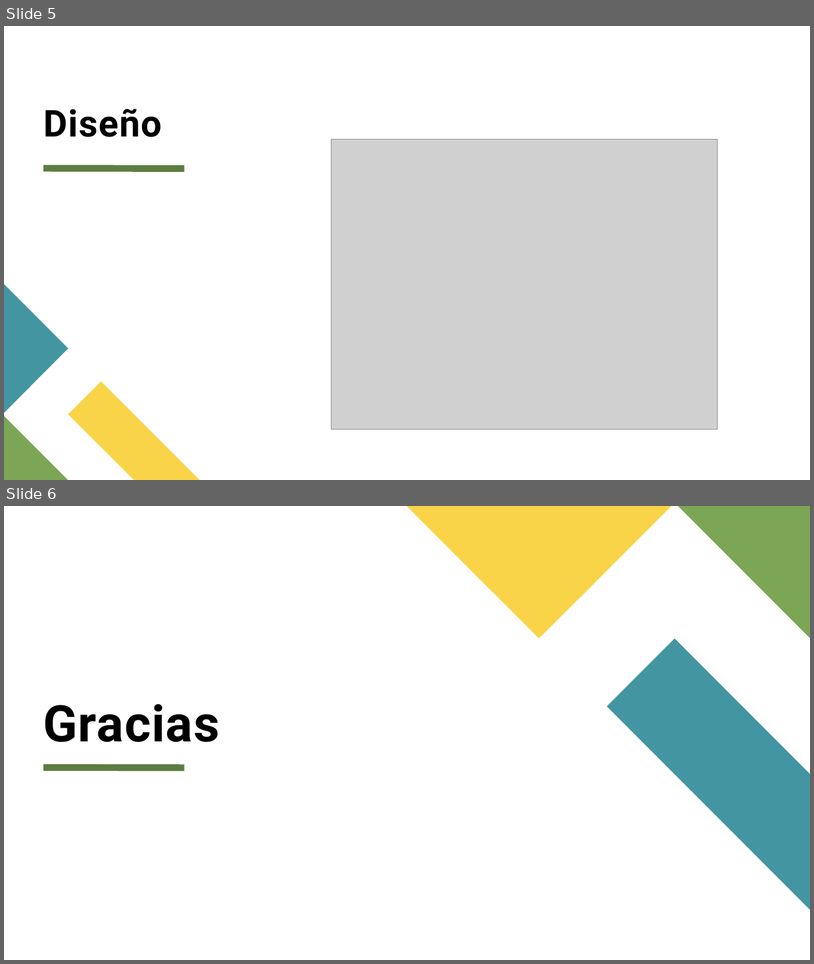
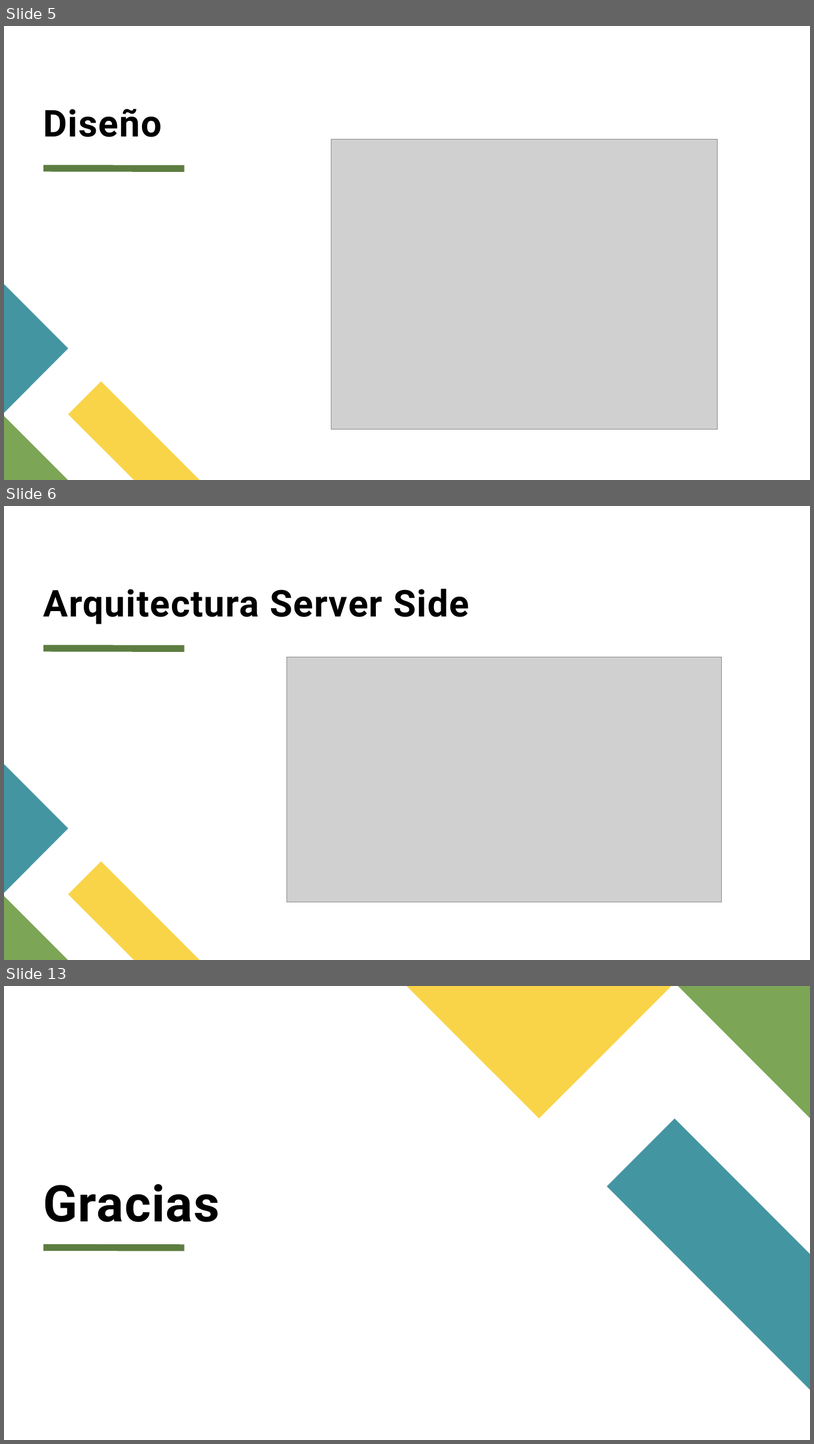
Before and after one commit to alexchristianqr/proyecto-final-raspberry-pi, a slide deck: RaspberryPI_Estacion_Web_Meteorologica.pptx. Shown one above the other, each under a label of ours: slides 5 and 6 before the commit, slides 5, 6 and 13 after it; the slides between them are not shown. The pictures are 814x964 and 814x1444 pixels, drawn with LibreOffice and Linux fonts; fonts in the diff are those of the drawing; grey boxes stand for pictures. Boxes give left, top, right and bottom in pixels: in the first picture for what was removed or moved away, otherwise in the second. Text is boxed around its words. In the diff, an @@ line names an element or a change of style, - is before the commit and + after.

Commit message:
final

```diff
--- a/RaspberryPI_Estacion_Web_Meteorologica.pptx
+++ b/RaspberryPI_Estacion_Web_Meteorologica.pptx
@@ slide 6 added at (4,506,810,960), background #FFFFFF; not listed: 1 template element that a slide beside it also shows @@
@@ title added at (44,588,469,624), 44 pt, text #000000, bold @@
+Arquitectura Server Side
@@ picture added at (287,657,722,901) @@
@@ freeform shape added at (4,765,68,892), fill #4495A2 @@
@@ freeform shape added at (68,861,200,960), fill #F9D448 @@
@@ freeform shape added at (4,895,68,960), fill #7CA655 @@
@@ what was slide 6 is now slide 13 @@
```
Also in this commit, not shown: 6 other slides added.
